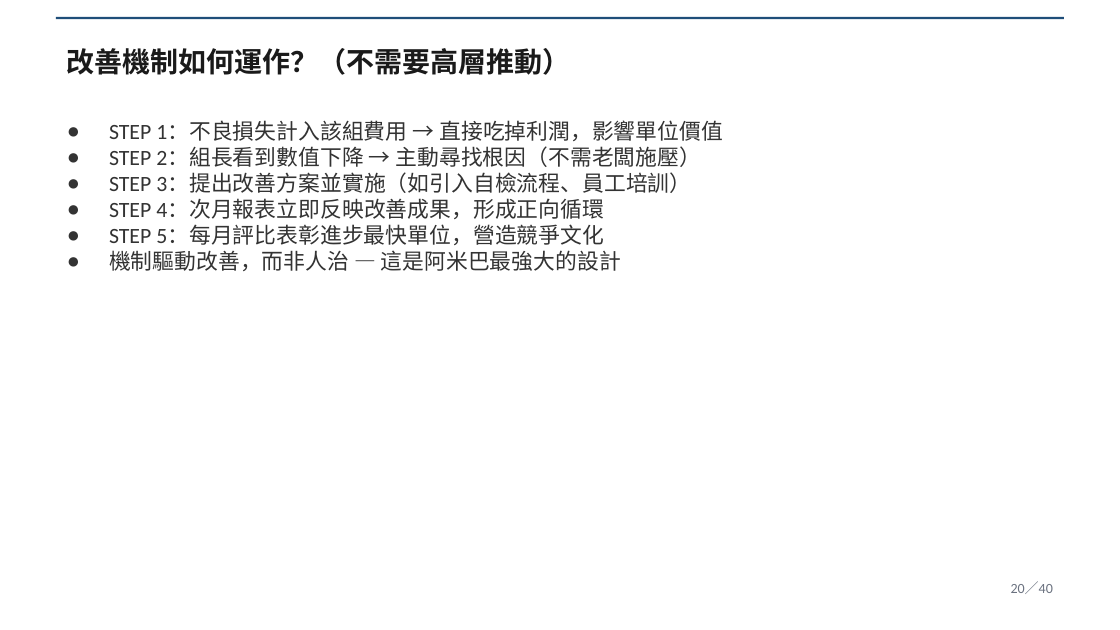
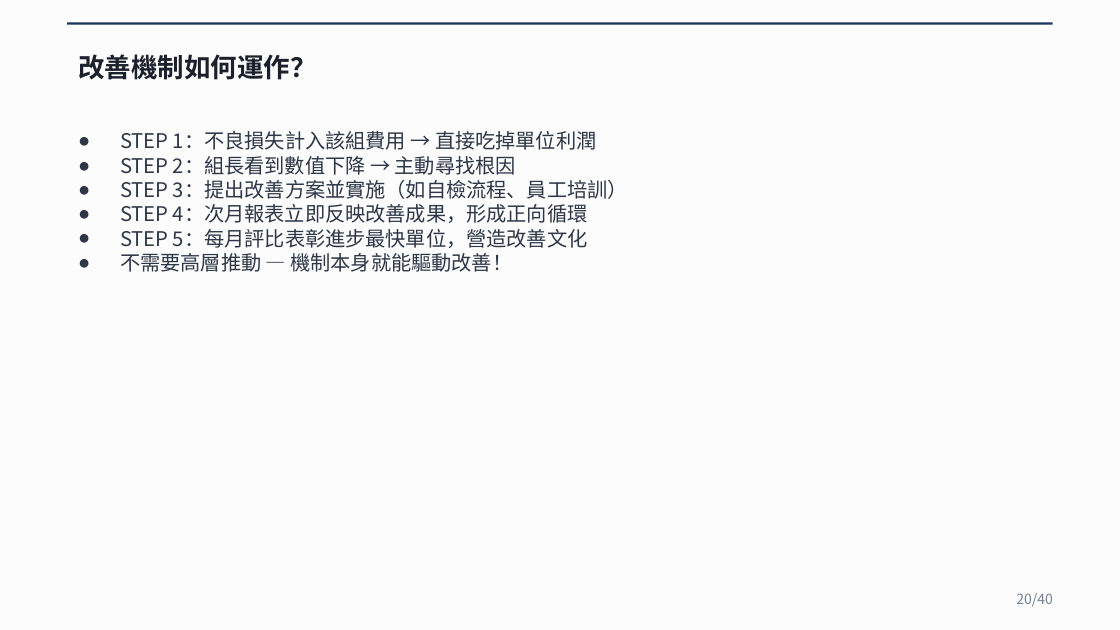
Before and after one commit to Lingo1516/Lingo1516.github.io, a slide deck: slide 20 of 阿米巴經營_40頁完整講義.pptx. Drawn at 1120x630 pixels with LibreOffice and Linux fonts; fonts in the diff are those of the drawing. Boxes give left, top, right and bottom in pixels: in the first picture for what was removed or moved away, otherwise in the second. Text is boxed around its words. In the diff, an @@ line names an element or a change of style, - is before the commit and + after.

```diff
--- a/阿米巴經營_40頁完整講義.pptx
+++ b/阿米巴經營_40頁完整講義.pptx
@@ background #FFFFFF to #FCFCFC @@
@@ rectangle: place and size @@
-rectangle at (56, 17, 1064, 19)
+rectangle at (67, 22, 1053, 25)
@@ rectangle at (67, 22, 1053, 25): fill #1F4E79 to #1A365D @@
@@ text at (78, 54, 316, 80): text changed; size 18 to 17 pt; font Calibri to Noto Sans CJK SC; text colour #1A1A1A to #1A202C @@
-改善機制如何運作？（不需要高層推動）
+改善機制如何運作？
@@ text "STEP 1：不良損失計入該組費用 → 直接吃掉單位利潤": place and size @@
-text "STEP 1：不良損失計入該組費用 → 直接吃掉單位利潤" at (109, 120, 723, 271)
+text "STEP 1：不良損失計入該組費用 → 直接吃掉單位利潤" at (120, 131, 628, 272)
@@ text at (120, 131, 628, 199): text changed; size 14 to 13 pt; font Calibri to Noto Sans CJK SC; text colour #333333 to #2D3748 @@
-● STEP 1：不良損失計入該組費用 → 直接吃掉利潤，影響單位價值
-● STEP 2：組長看到數值下降 → 主動尋找根因（不需老闆施壓）
-● STEP 3：提出改善方案並實施（如引入自檢流程、員工培訓）
+● STEP 1：不良損失計入該組費用 → 直接吃掉單位利潤
+● STEP 2：組長看到數值下降 → 主動尋找根因
+● STEP 3：提出改善方案並實施（如自檢流程、員工培訓）
@@ text at (120, 204, 587, 223): size 14 to 13 pt, font Calibri to Noto Sans CJK SC, text colour #333333 to #2D3748 in "STEP 4：次月報表立即反映改善成果，形成正向循環" @@
@@ text at (120, 229, 587, 272): text changed; size 14 to 13 pt; font Calibri to Noto Sans CJK SC; text colour #333333 to #2D3748 @@
-● STEP 5：每月評比表彰進步最快單位，營造競爭文化
-● 機制驅動改善，而非人治 — 這是阿米巴最強大的設計
+● STEP 5：每月評比表彰進步最快單位，營造改善文化
+● 不需要高層推動 — 機制本身就能驅動改善！
@@ text at (1016, 593, 1053, 607): text changed; font Calibri to Noto Sans CJK SC; text colour #6B7280 to #718096 @@
-20／40
+20/40
```
Also in this commit, not shown: 39 other slides changed.
